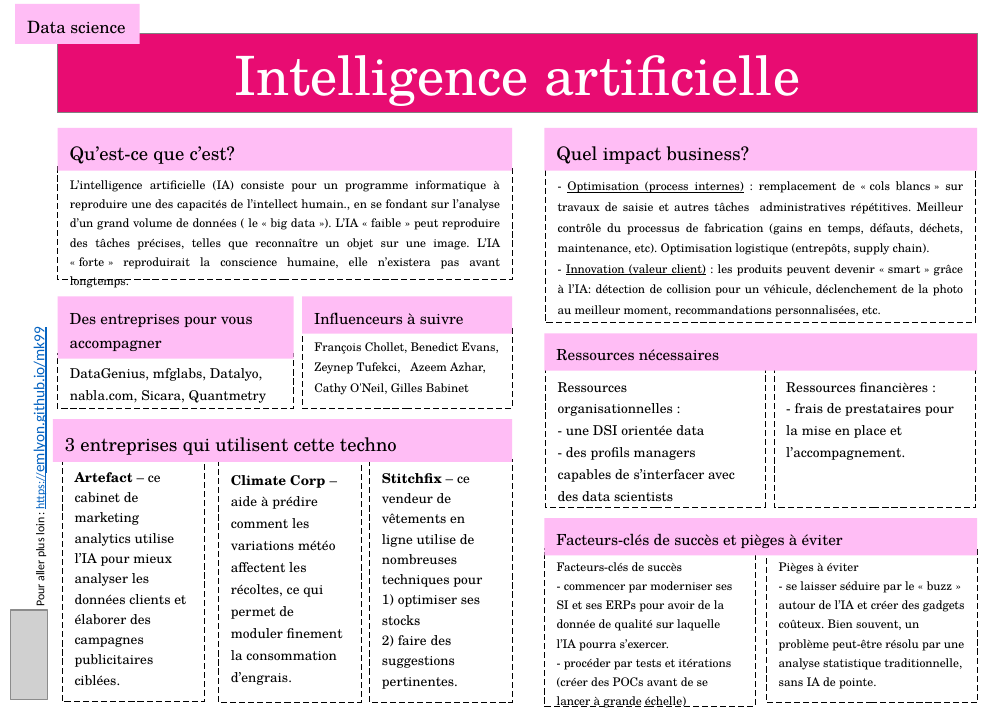
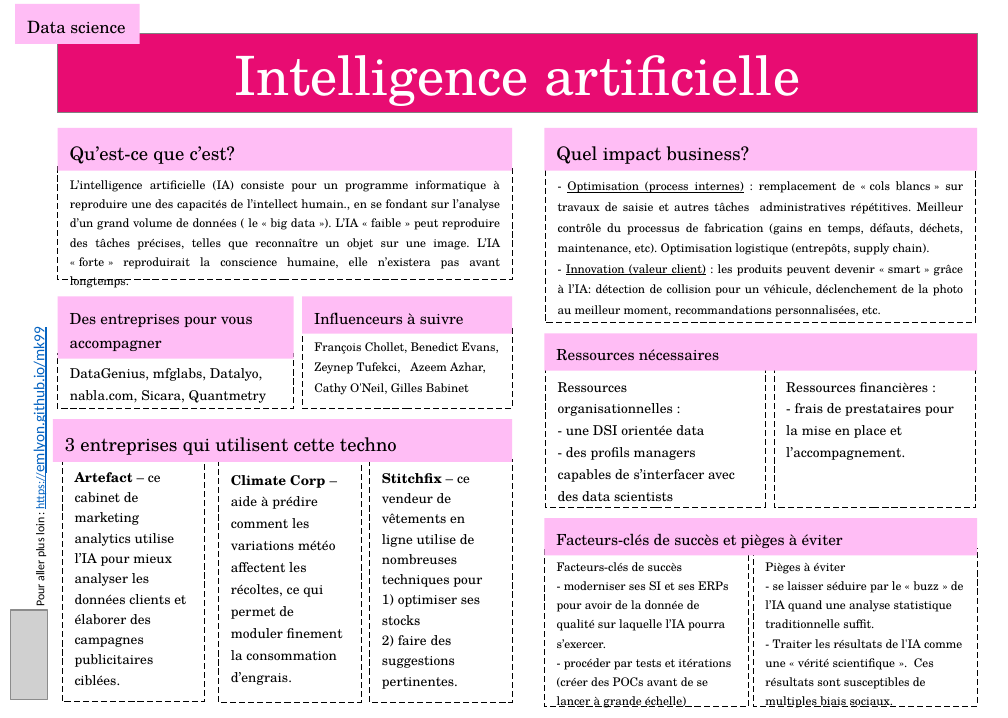
Before and after one commit to emlyon/chaire-implid, a slide deck: slide 2 of docs/content/fr/cards.pptx. Drawn at 1008x718 pixels with LibreOffice and Linux fonts; fonts in the diff are those of the drawing; grey boxes stand for pictures. Boxes give left, top, right and bottom in pixels: in the first picture for what was removed or moved away, otherwise in the second. Text is boxed around its words. In the diff, an @@ line names an element or a change of style, - is before the commit and + after.

```diff
--- a/docs/content/fr/cards.pptx
+++ b/docs/content/fr/cards.pptx
@@ rectangle "Facteurs-clés de succès - moderniser ..." resized from (x1=545, y1=548, x2=756, y2=706) to (x1=545, y1=548, x2=748, y2=706) @@
@@ text in rectangle at (x1=557, y1=562, x2=731, y2=708): text changed @@
-Facteurs-clés de succès
-- commencer par moderniser ses SI et ses ERPs pour avoir de la donnée de qualité sur laquelle l’IA pourra s’exercer.
-- procéder par tests et itérations (créer des POCs avant de se lancer à grande échelle)
+Facteurs-clés de succès
+- moderniser ses SI et ses ERPs pour avoir de la donnée de qualité sur laquelle l’IA pourra s’exercer.
+- procéder par tests et itérations (créer des POCs avant de se lancer à grande échelle)
@@ rectangle "Pièges à éviter - se ..." resized from (x1=767, y1=548, x2=978, y2=702) to (x1=753, y1=548, x2=978, y2=706) @@
@@ text in rectangle at (x1=765, y1=562, x2=964, y2=708): text changed @@
-Pièges à éviter
-- se laisser séduire par le « buzz » autour de l’IA et créer des gadgets coûteux. Bien souvent, un problème peut-être résolu par une analyse statistique traditionnelle, sans IA de pointe.
+Pièges à éviter
+- se laisser séduire par le « buzz » de l’IA quand une analyse statistique traditionnelle suffit.
+- Traiter les résultats de l'IA comme une « vérité scientifique ». Ces résultats sont susceptibles de multiples biais sociaux.
```
Also in this commit, not shown: 3 other slides changed, 17 other files.
